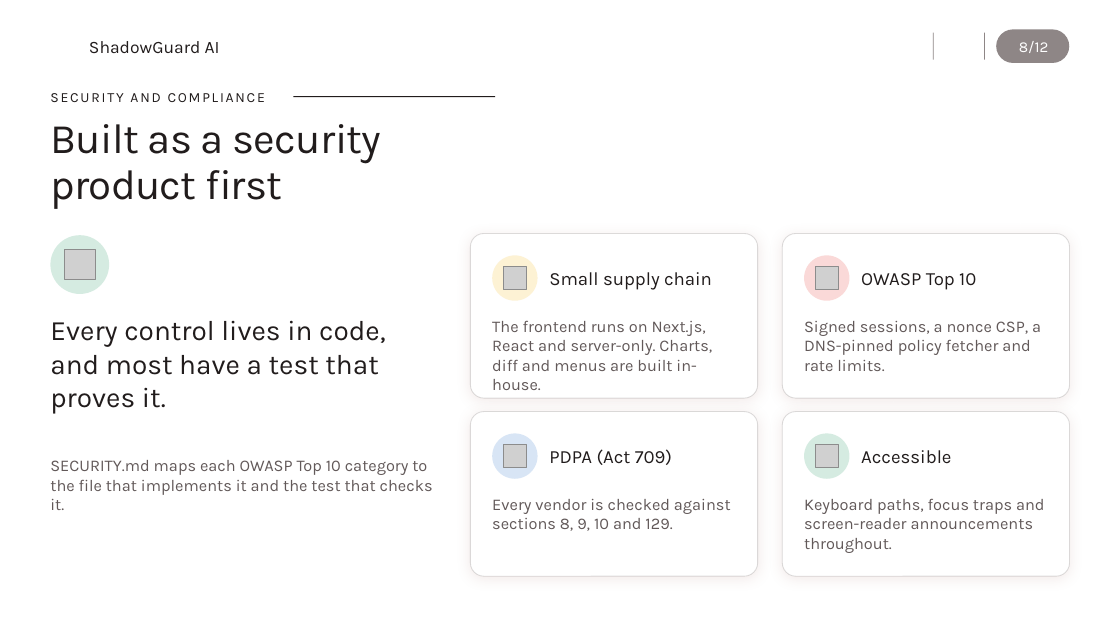
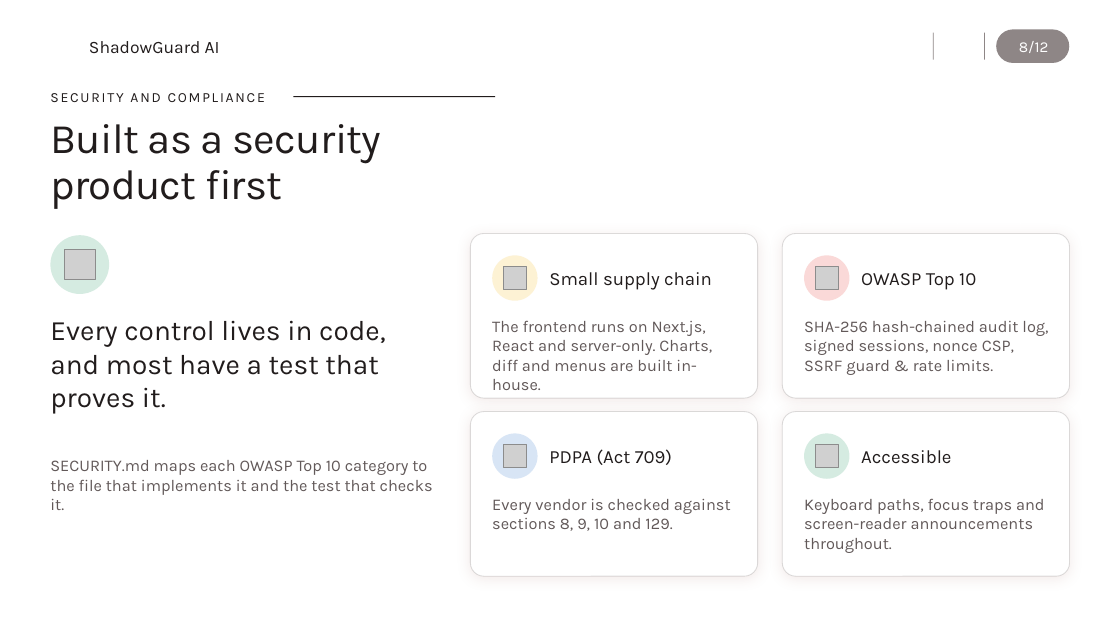
Before and after one commit to B0mb0cl4t5/shadowguard-ai, a slide deck: slide 8 of docs/ShadowGuard_Overview.pptx. Drawn at 1120x630 pixels with LibreOffice and Linux fonts; fonts in the diff are those of the drawing; grey boxes stand for pictures; background and template pictures are left out. Boxes give left, top, right and bottom in pixels: in the first picture for what was removed or moved away, otherwise in the second. Text is boxed around its words. In the diff, an @@ line names an element or a change of style, - is before the commit and + after.

Commit message:
docs: align README, pitch deck, security, PIA, and CI with v2 upgrades

```diff
--- a/docs/ShadowGuard_Overview.pptx
+++ b/docs/ShadowGuard_Overview.pptx
@@ text at (804, 321, 1048, 375): text changed @@
-Signed sessions, a nonce CSP, a DNS-pinned policy fetcher and rate limits.
+SHA-256 hash-chained audit log, signed sessions, nonce CSP, SSRF guard & rate limits.
```
Also in this commit, not shown: 6 other slides changed, 8 other files.
